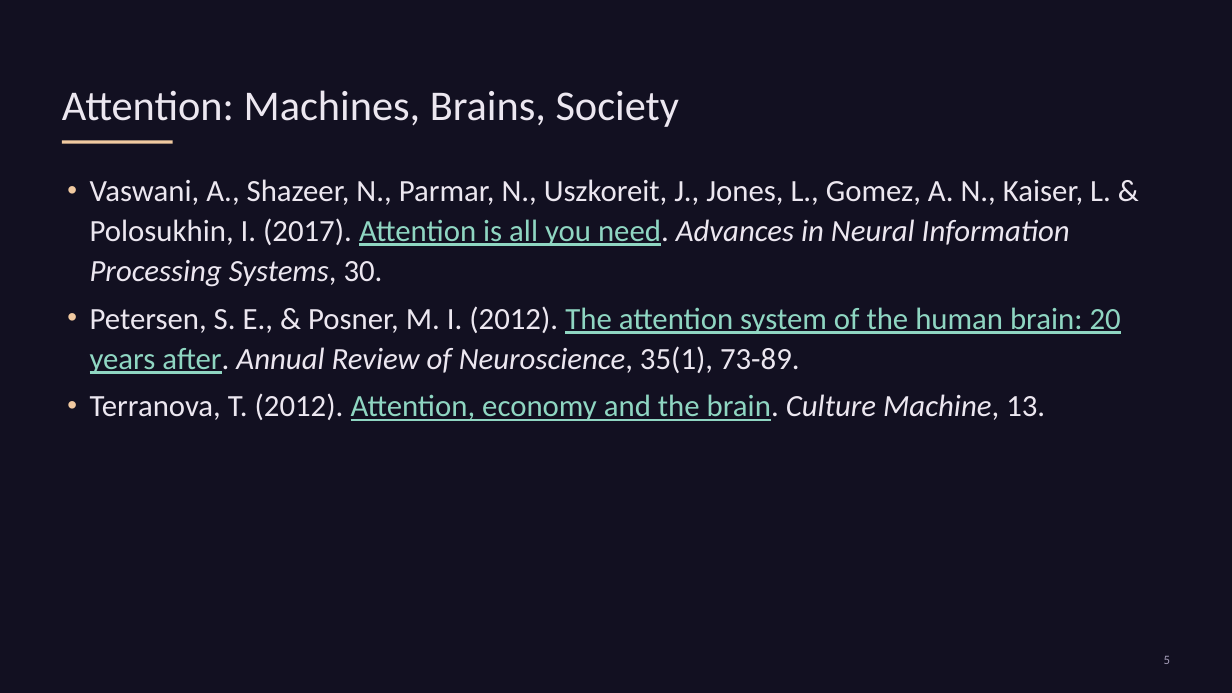
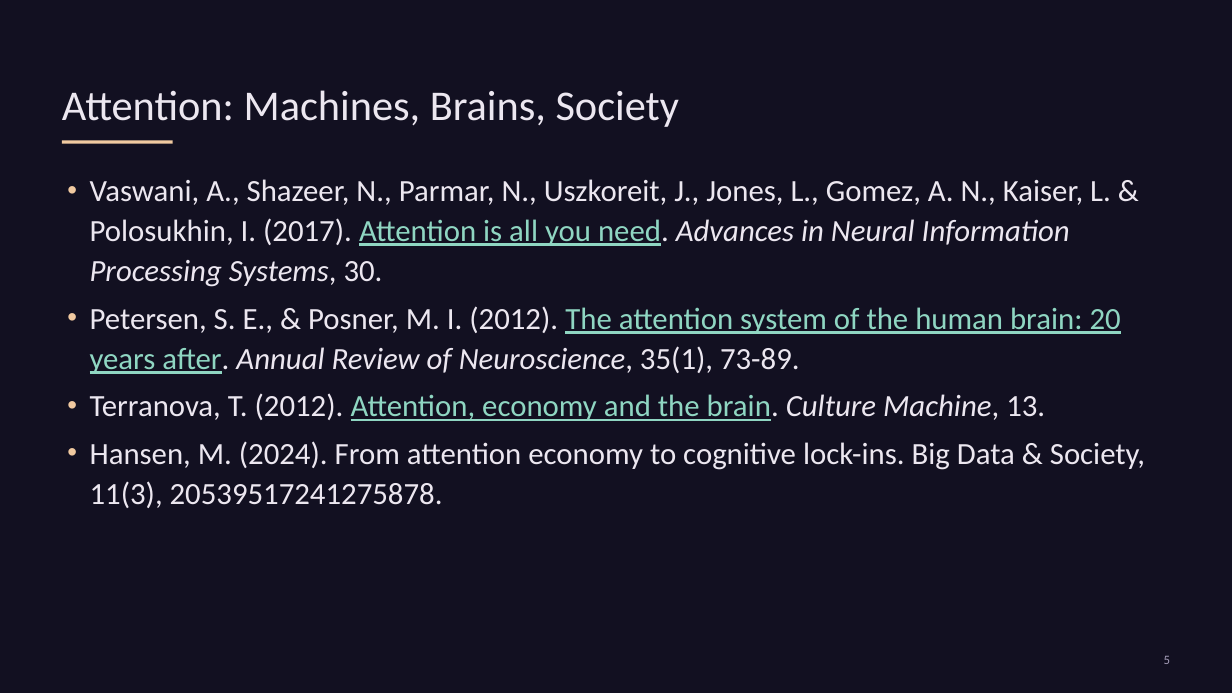
Before and after one commit to liammagee/machinespirits-content-philosophy, a slide deck: slide 5 of courses/479-fall-2026/479-lecture-4.pptx. Drawn at 1232x693 pixels with LibreOffice and Linux fonts; fonts in the diff are those of the drawing. Boxes give left, top, right and bottom in pixels: in the first picture for what was removed or moved away, otherwise in the second. Text is boxed around its words. In the diff, an @@ line names an element or a change of style, - is before the commit and + after.

```diff
--- a/courses/479-fall-2026/479-lecture-4.pptx
+++ b/courses/479-fall-2026/479-lecture-4.pptx
@@ text at box(90, 441, 1145, 508): paragraph added @@
+• Hansen, M. (2024). From attention economy to cognitive lock-ins. Big Data & Society, 11(3), 20539517241275878.
```
Also in this commit, not shown: 7 other slides changed, 3 slides added, 7 other files.
